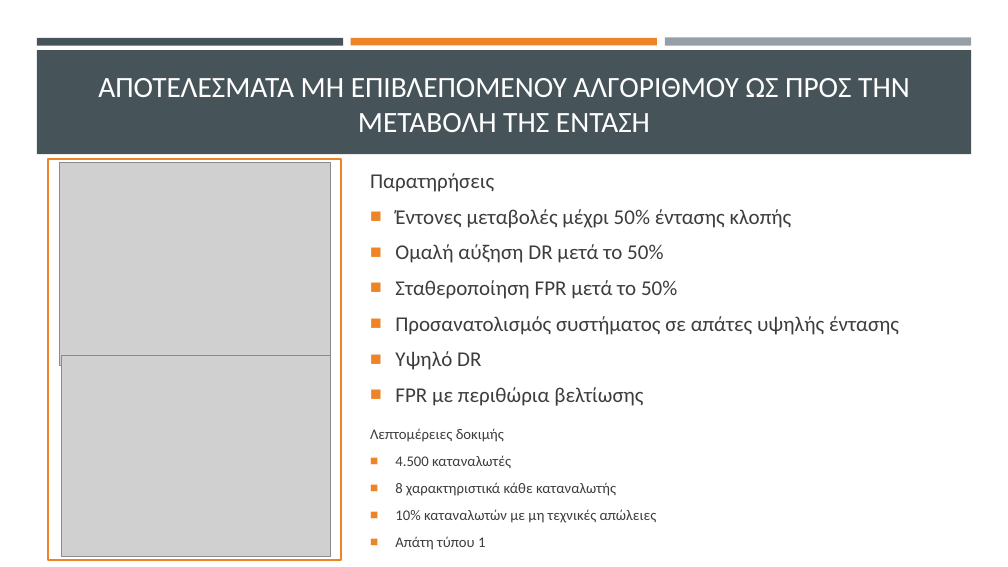
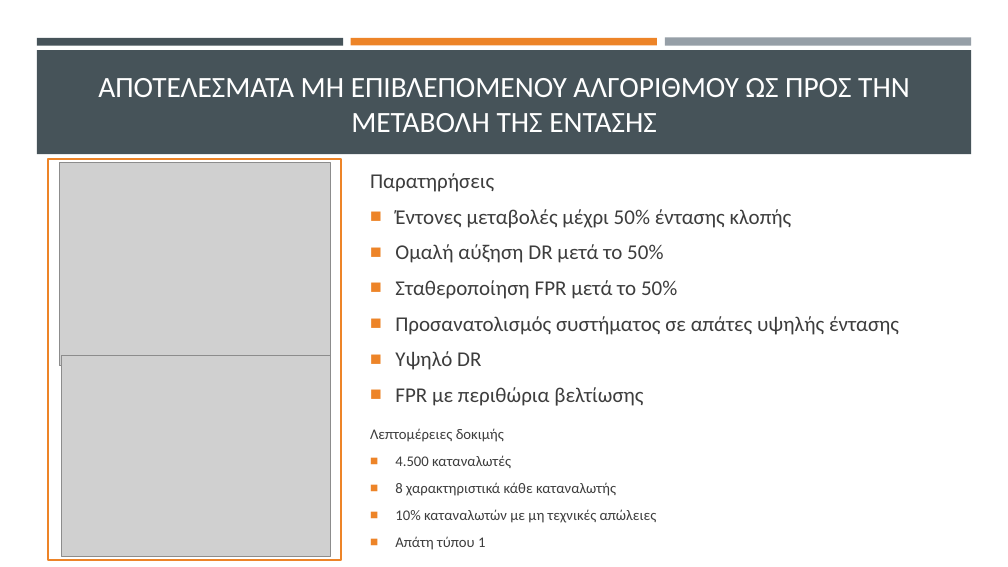
Before and after one commit to thanmitsel/Theft-detection, a slide deck: slide 12 of LateX/Presentation/Copy-Ανιχνευση μη τεχνικων απωλειων με συστηματα μηχανικης μαθησης.pptx. Drawn at 1008x567 pixels with LibreOffice and Linux fonts; fonts in the diff are those of the drawing; grey boxes stand for pictures. Boxes give left, top, right and bottom in pixels: in the first picture for what was removed or moved away, otherwise in the second. Text is boxed around its words. In the diff, an @@ line names an element or a change of style, - is before the commit and + after.

Commit message:
minor presentation fix

```diff
--- a/LateX/Presentation/Copy-Ανιχνευση μη τεχνικων απωλειων με συστηματα μηχανικης μαθησης.pptx
+++ b/LateX/Presentation/Copy-Ανιχνευση μη τεχνικων απωλειων με συστηματα μηχανικης μαθησης.pptx
@@ title at (x1=98, y1=78, x2=910, y2=132): text changed @@
-ΑΠΟΤΕΛΕΣΜΑΤΑ ΜΗ ΕΠΙΒΛΕΠΟΜΕΝΟΥ ΑΛΓΟΡΙΘΜΟΥ ΩΣ ΠΡΟΣ ΤΗΝ ΜΕΤΑΒΟΛΗ ΤΗΣ ΕΝΤΑΣΗ
+ΑΠΟΤΕΛΕΣΜΑΤΑ ΜΗ ΕΠΙΒΛΕΠΟΜΕΝΟΥ ΑΛΓΟΡΙΘΜΟΥ ΩΣ ΠΡΟΣ ΤΗΝ ΜΕΤΑΒΟΛΗ ΤΗΣ ΕΝΤΑΣΗΣ
```
Also in this commit, not shown: 1 other slide changed, 3 other files.
